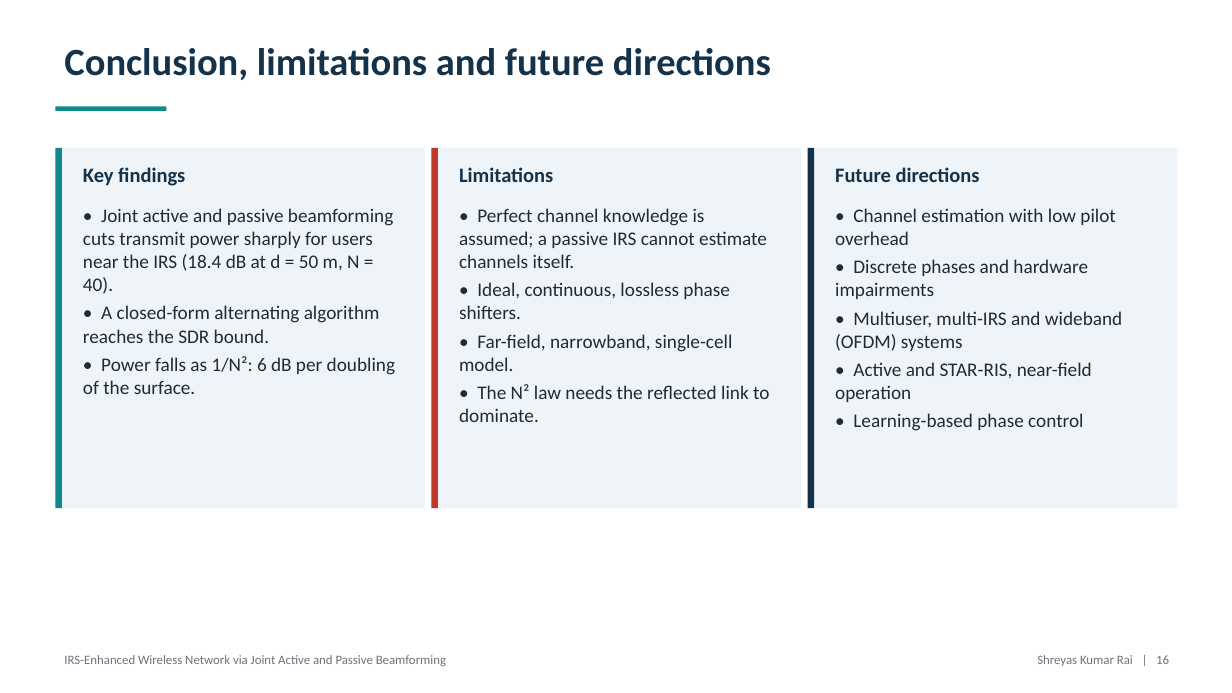
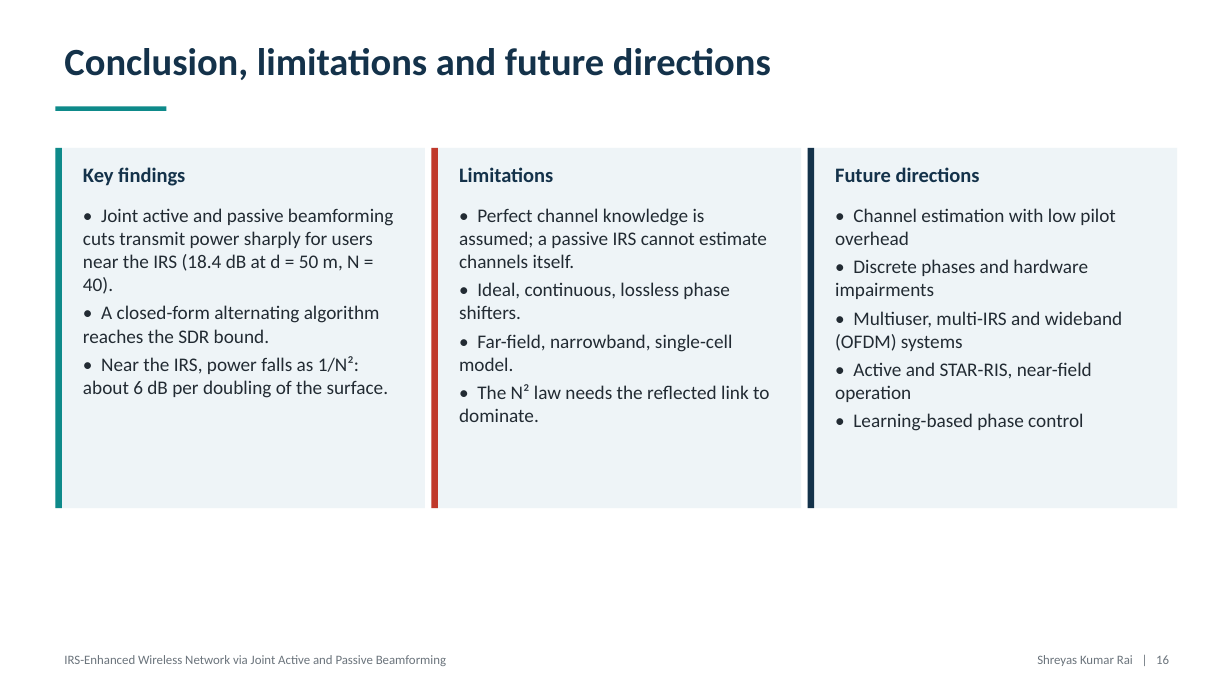
Before and after one commit to SKARAlpha0407/wcom-irs-beamforming, a slide deck: slide 16 of presentation/WCom_Project_Presentation.pptx. Drawn at 1232x693 pixels with LibreOffice and Linux fonts; fonts in the diff are those of the drawing. Boxes give left, top, right and bottom in pixels: in the first picture for what was removed or moved away, otherwise in the second. Text is boxed around its words. In the diff, an @@ line names an element or a change of style, - is before the commit and + after.

```diff
--- a/presentation/WCom_Project_Presentation.pptx
+++ b/presentation/WCom_Project_Presentation.pptx
@@ text at <box>83,356,389,398</box>: text changed @@
-• Power falls as 1/N²: 6 dB per doubling of the surface.
+• Near the IRS, power falls as 1/N²: about 6 dB per doubling of the surface.
```
Also in this commit, not shown: 3 other slides changed, 3 other files.
